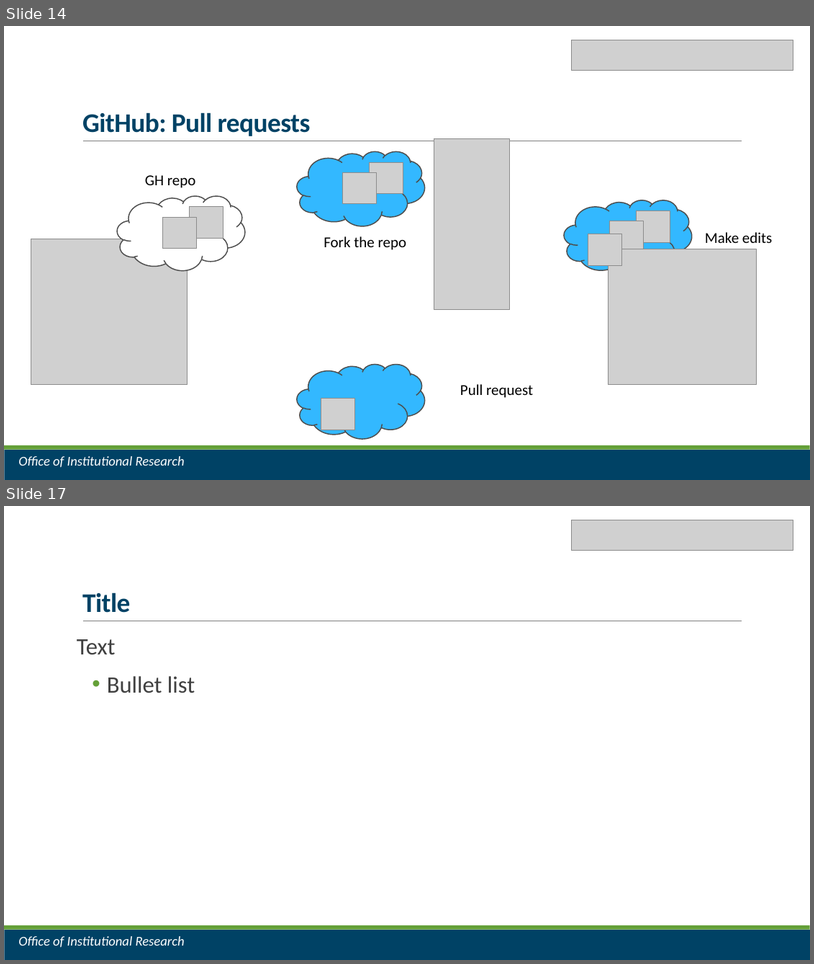
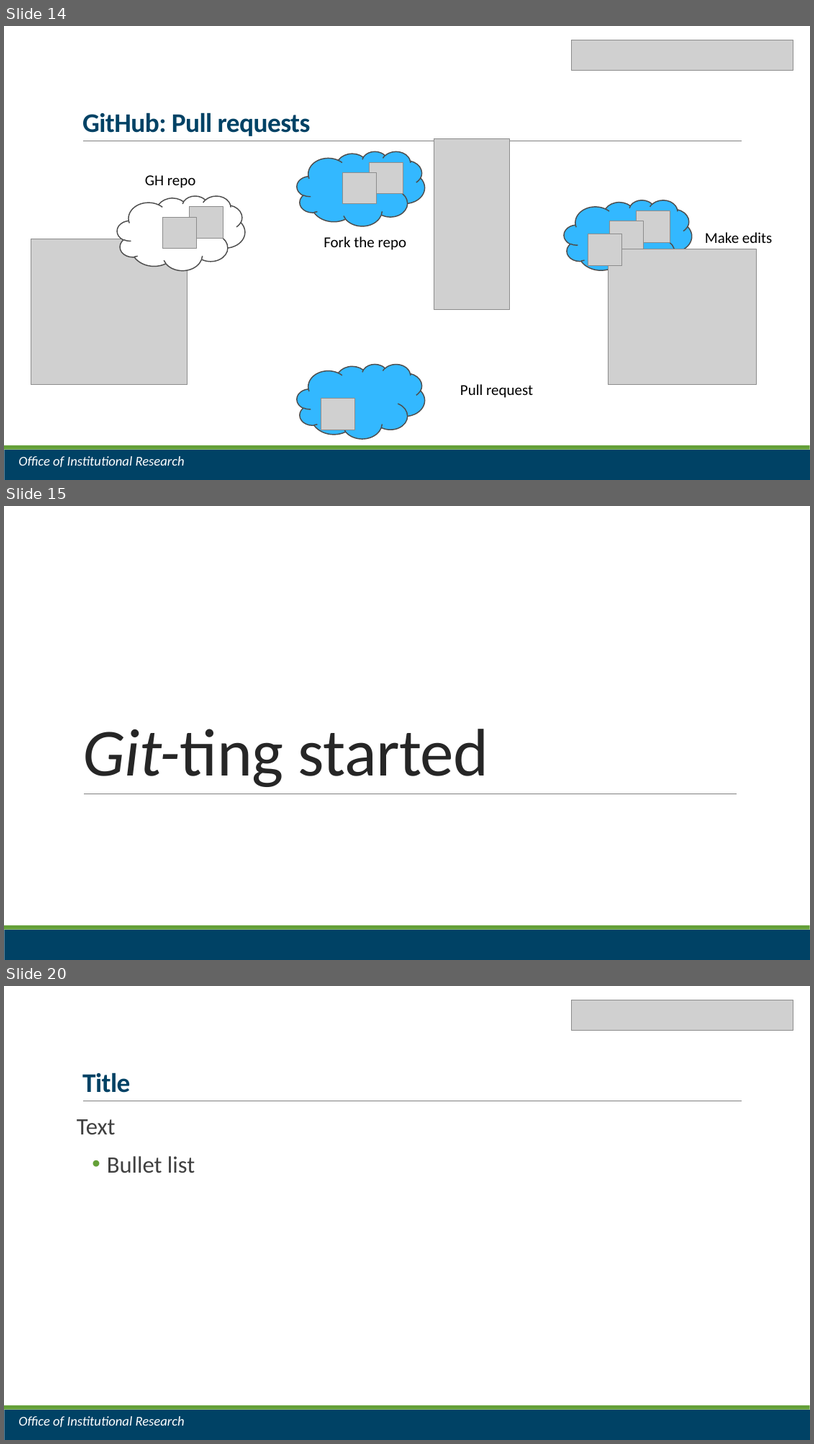
Before and after one commit to jrf1111/Do-You-Git-It-Now, a slide deck: Do You Git It Now.pptx. Shown one above the other, each under a label of ours: slides 14 and 17 before the commit, slides 14, 15 and 20 after it; the slides between them are not shown. The pictures are 814x964 and 814x1444 pixels, drawn with LibreOffice and Linux fonts; fonts in the diff are those of the drawing; grey boxes stand for pictures. Boxes give left, top, right and bottom in pixels: in the first picture for what was removed or moved away, otherwise in the second. Text is boxed around its words. In the diff, an @@ line names an element or a change of style, - is before the commit and + after.

```diff
--- a/Do You Git It Now.pptx
+++ b/Do You Git It Now.pptx
@@ slide 15 added at (x1=4, y1=506, x2=810, y2=960), background #FFFFFF; not listed: 2 template elements that a slide beside it also shows @@
@@ title added at (x1=82, y1=728, x2=489, y2=787), 80 pt, text #262626 @@
+Git-ting started
@@ line added from (84, 793) to (737, 793), #808080 0.5 pt @@
@@ what was slide 17 is now slide 20 @@
```
Also in this commit, not shown: 1 slide changed, 7 other slides added.
